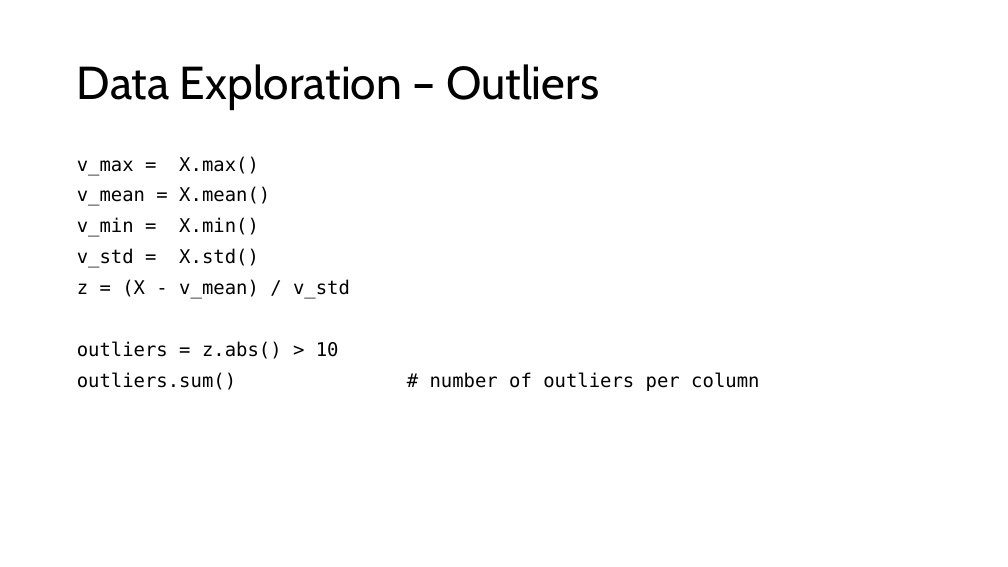
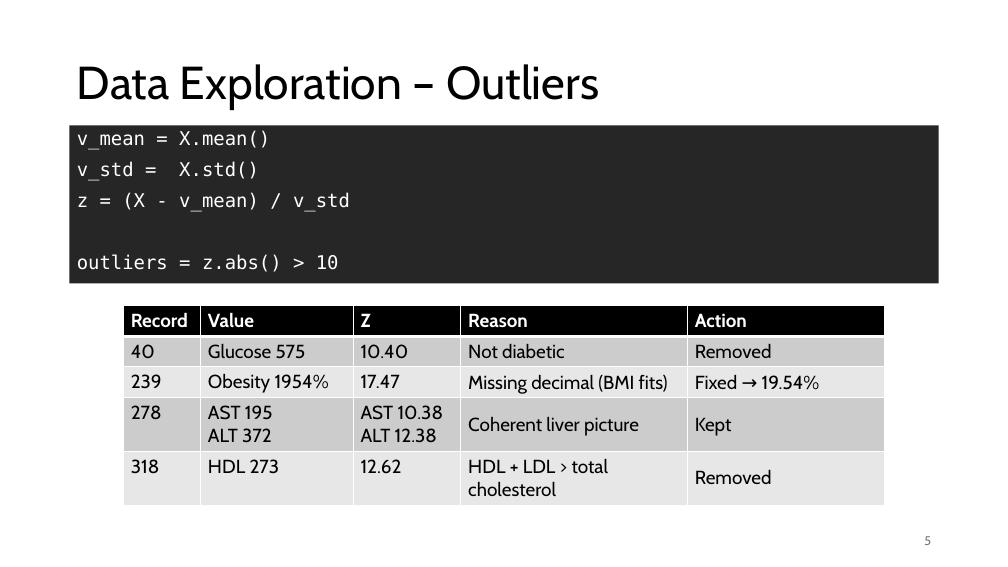
Before and after one commit to MatteoSoldini/DAT540_project, a slide deck: slide 5 of presentation.pptx. Drawn at 1008x567 pixels with LibreOffice and Linux fonts; fonts in the diff are those of the drawing. Boxes give left, top, right and bottom in pixels: in the first picture for what was removed or moved away, otherwise in the second. Text is boxed around its words. In the diff, an @@ line names an element or a change of style, - is before the commit and + after.

```diff
--- a/presentation.pptx
+++ b/presentation.pptx
@@ text "v_mean = X.mean()": place and size @@
-text "v_mean = X.mean()" at [77, 156, 759, 391]
+text "v_mean = X.mean()" at [70, 126, 939, 284]
@@ text "v_mean = X.mean()" at [70, 126, 939, 284]: text colour #000000 to #FFFFFF; fill none to #262626 @@
@@ text at [77, 156, 259, 176]: paragraph removed @@
-v_max = X.max()
@@ text at [77, 217, 259, 237]: paragraph removed @@
-v_min = X.min()
@@ table added at [123, 306, 885, 504], 5 rows, 5 columns @@
+Record | Value | Z | Reason | Action
+40 | Glucose 575 | 10.40 | Not diabetic | Removed
+239 | Obesity 1954% | 17.47 | Missing decimal (BMI fits) | Fixed → 19.54%
+278 | AST 195 / ALT 372 | AST 10.38 / ALT 12.38 | Coherent liver picture | Kept
+318 | HDL 273 | 12.62 | HDL + LDL > total cholesterol | Removed
@@ text at [77, 372, 759, 391]: paragraph removed @@
-outliers.sum() # number of outliers per column
@@ page number added at [924, 536, 931, 545], 12 pt, text #797979 @@
+5
```
Also in this commit, not shown: 4 other slides changed, 4 slides added, 3 slides removed, 1 other file.
